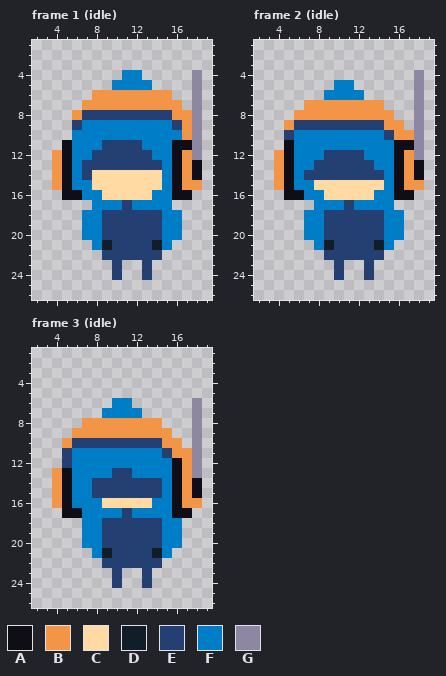
Pixel-art file: art/hacker.ase. That is the earlier state.
24x32 pixels, 4 frames. Shown: frame 1 (idle): x 2..19, y 1..26; frame 2 (idle): x 2..19, y 1..26; frame 3 (idle): x 2..19, y 1..26. The commit also changed other frames, which this record leaves out.
Palette (. is transparent): A #0f0e17  B #f29546  C #ffdaa2  D #101e29  E #243f72  F #007dc7  G #8d87a2
Pixels before, frame 1 (idle), first column x 4:
 4 .......FF.....G
 5 ......FFFF....G
 6 ....BBBBBBBB..G
 7 ...BBBBBBBBBB.G
 8 ..BEEEEEEEEEBBG
 9 ..EFFFFFFFFFEBG
10 ..FFFFFFFFFFFBG
11 .AFFFEEEEFFFAAG
12 BAFFEEEEEEFFABG
13 BAFEEEEEEEEFABA
14 BAFECCCCCCCFABA
15 BAFFCCCCCCCFABB
16 .AAFFCCCCCFFAA.
17 ....FFFEFFFF...
18 ...FFEEEEEEFF..
19 ...FFEEEEEEFF..
20 ...FFEEEEEEFF..
21 ....FDEEEEDF...
22 .....EEEEEE....
23 ......E..E.....
24 ......E..E.....
Pixels before, frame 2 (idle), first column x 4:
 4 ..............G
 5 ......FF......G
 6 .....FFFF.....G
 7 ...BBBBBBBB...G
 8 ..BBBBBBBBBB..G
 9 .BEEEEEEEEEBB.G
10 .EFFFFFFFFFEBBG
11 .AFFFFFFFFFFAAG
12 BAFFFEEEEFFFABG
13 BAFFEEEEEEFFABA
14 BAFEEEEEEEEFABA
15 BAFFCCCCCCCFABB
16 .AAFFCCCCCFFAA.
17 ....FFFEFFFF...
18 ...FFEEEEEEFF..
19 ...FFEEEEEEFF..
20 ...FFEEEEEEFF..
21 ....FDEEEEDF...
22 .....EEEEEE....
23 ......E..E.....
24 ......E..E.....
Pixels before, frame 3 (idle), first column x 4:
 6 ......FF......G
 7 .....FFFF.....G
 8 ...BBBBBBBB...G
 9 ..BBBBBBBBBB..G
10 .BEEEEEEEEEBB.G
11 .EFFFFFFFFFEBBG
12 .EFFFFFFFFFFABG
13 BAFFFFEEFFFFABG
14 BAFFEEEEEEEFABA
15 BAFFEEEEEEEFABA
16 BAFFFCCCCCFFABB
17 .AAFFFFEFFFFAA.
18 ...FFEEEEEEFF..
19 ...FFEEEEEEFF..
20 ...FFEEEEEEFF..
21 ....FDEEEEDF...
22 .....EEEEEE....
23 ......E..E.....
24 ......E..E.....
After the commit:
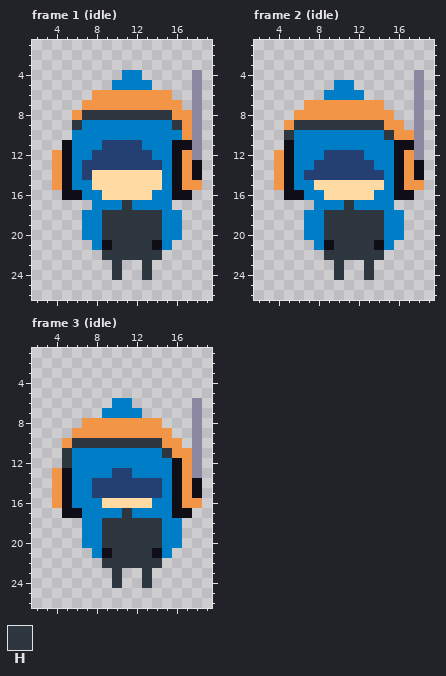
Colours new in this view: H #2e3740
Difference:
{"where": "frame 1 (idle)"}
{"frame":1,"y":8,"x":7,"old":"EEEEEEEEE","new":"HHHHHHHHH"}
{"frame":1,"y":9,"x":6,"old":"E","new":"H"}
{"frame":1,"y":9,"x":16,"old":"E","new":"H"}
{"frame":1,"y":17,"x":11,"old":"E","new":"H"}
{"frame":1,"y":18,"x":9,"old":"EEEEEE","new":"HHHHHH"}
{"frame":1,"y":19,"x":9,"old":"EEEEEE","new":"HHHHHH"}
{"frame":1,"y":20,"x":9,"old":"EEEEEE","new":"HHHHHH"}
{"frame":1,"y":21,"x":9,"old":"DEEEED","new":"AHHHHA"}
{"frame":1,"y":22,"x":9,"old":"EEEEEE","new":"HHHHHH"}
{"frame":1,"y":23,"x":10,"old":"E","new":"H"}
{"frame":1,"y":23,"x":13,"old":"E","new":"H"}
{"frame":1,"y":24,"x":10,"old":"E","new":"H"}
{"frame":1,"y":24,"x":13,"old":"E","new":"H"}
{"where": "frame 2 (idle)"}
{"frame":2,"y":9,"x":6,"old":"EEEEEEEEE","new":"HHHHHHHHH"}
{"frame":2,"y":10,"x":5,"old":"E","new":"H"}
{"frame":2,"y":10,"x":15,"old":"E","new":"H"}
{"frame":2,"y":17,"x":11,"old":"E","new":"H"}
{"frame":2,"y":18,"x":9,"old":"EEEEEE","new":"HHHHHH"}
{"frame":2,"y":19,"x":9,"old":"EEEEEE","new":"HHHHHH"}
{"frame":2,"y":20,"x":9,"old":"EEEEEE","new":"HHHHHH"}
{"frame":2,"y":21,"x":9,"old":"DEEEED","new":"AHHHHA"}
{"frame":2,"y":22,"x":9,"old":"EEEEEE","new":"HHHHHH"}
{"frame":2,"y":23,"x":10,"old":"E","new":"H"}
{"frame":2,"y":23,"x":13,"old":"E","new":"H"}
{"frame":2,"y":24,"x":10,"old":"E","new":"H"}
{"frame":2,"y":24,"x":13,"old":"E","new":"H"}
{"where": "frame 3 (idle)"}
{"frame":3,"y":10,"x":6,"old":"EEEEEEEEE","new":"HHHHHHHHH"}
{"frame":3,"y":11,"x":5,"old":"E","new":"H"}
{"frame":3,"y":11,"x":15,"old":"E","new":"H"}
{"frame":3,"y":12,"x":5,"old":"E","new":"H"}
{"frame":3,"y":17,"x":11,"old":"E","new":"H"}
{"frame":3,"y":18,"x":9,"old":"EEEEEE","new":"HHHHHH"}
{"frame":3,"y":19,"x":9,"old":"EEEEEE","new":"HHHHHH"}
{"frame":3,"y":20,"x":9,"old":"EEEEEE","new":"HHHHHH"}
{"frame":3,"y":21,"x":9,"old":"DEEEED","new":"AHHHHA"}
{"frame":3,"y":22,"x":9,"old":"EEEEEE","new":"HHHHHH"}
{"frame":3,"y":23,"x":10,"old":"E","new":"H"}
{"frame":3,"y":23,"x":13,"old":"E","new":"H"}
{"frame":3,"y":24,"x":10,"old":"E","new":"H"}
{"frame":3,"y":24,"x":13,"old":"E","new":"H"}
